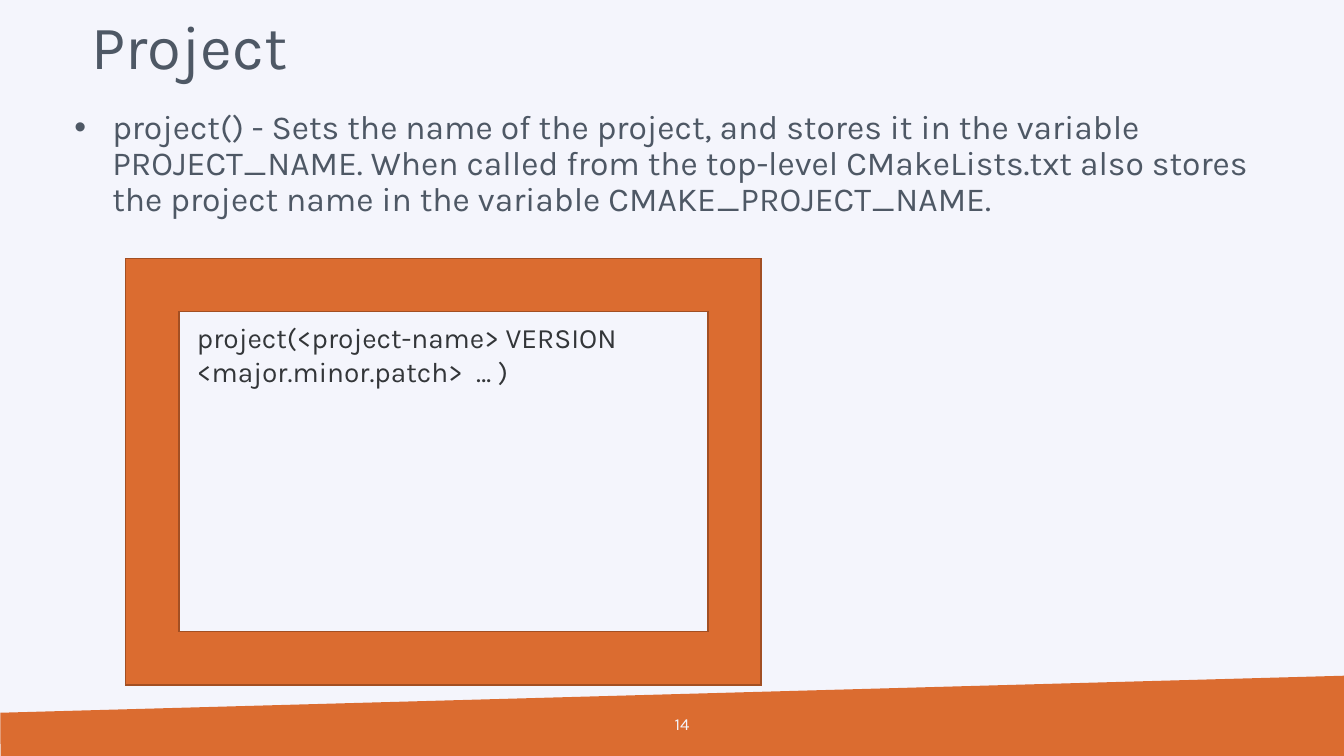
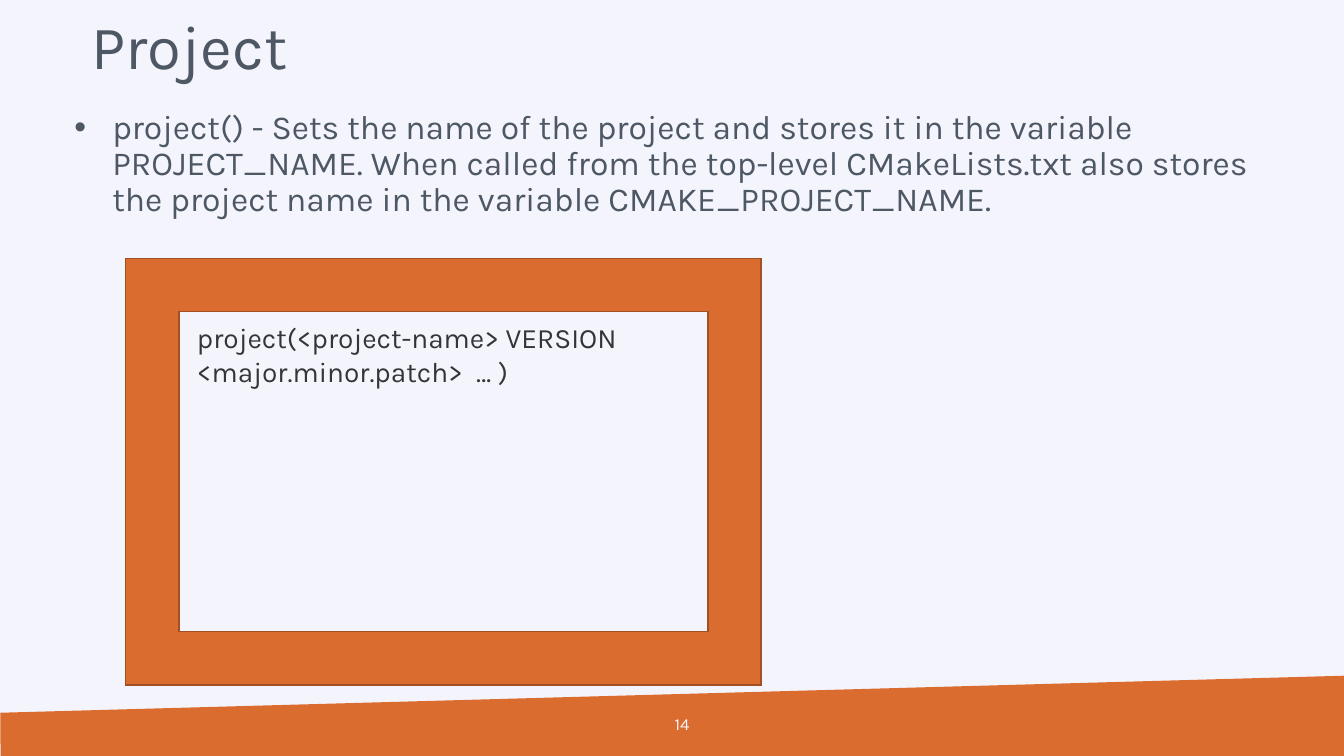
Before and after one commit to hpcleuven/CMake-intro, a slide deck: slide 14 of CMake-introduction.pptx. Drawn at 1344x756 pixels with LibreOffice and Linux fonts; fonts in the diff are those of the drawing; background and template pictures are left out. Boxes give left, top, right and bottom in pixels: in the first picture for what was removed or moved away, otherwise in the second. Text is boxed around its words. In the diff, an @@ line names an element or a change of style, - is before the commit and + after.

```diff
--- a/CMake-introduction.pptx
+++ b/CMake-introduction.pptx
@@ text at (112,115,1248,219): text changed @@
-  • project() - Sets the name of the project, and stores it in the variable PROJECT_NAME. When called from the top-level CMakeLists.txt also stores the project name in the variable CMAKE_PROJECT_NAME.
+  • project() - Sets the name of the project and stores it in the variable PROJECT_NAME. When called from the top-level CMakeLists.txt also stores the project name in the variable CMAKE_PROJECT_NAME.
```
Also in this commit, not shown: 5 other slides changed, 2 other files.
